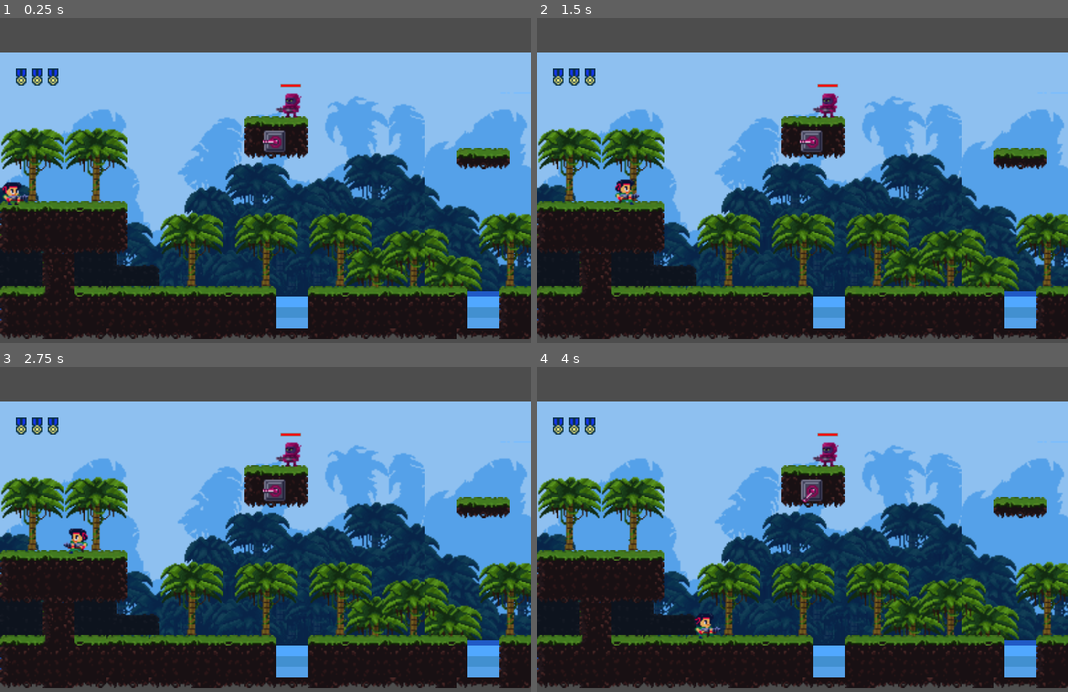
Above: before the commit, frames 1-4 (two rows, left to right).
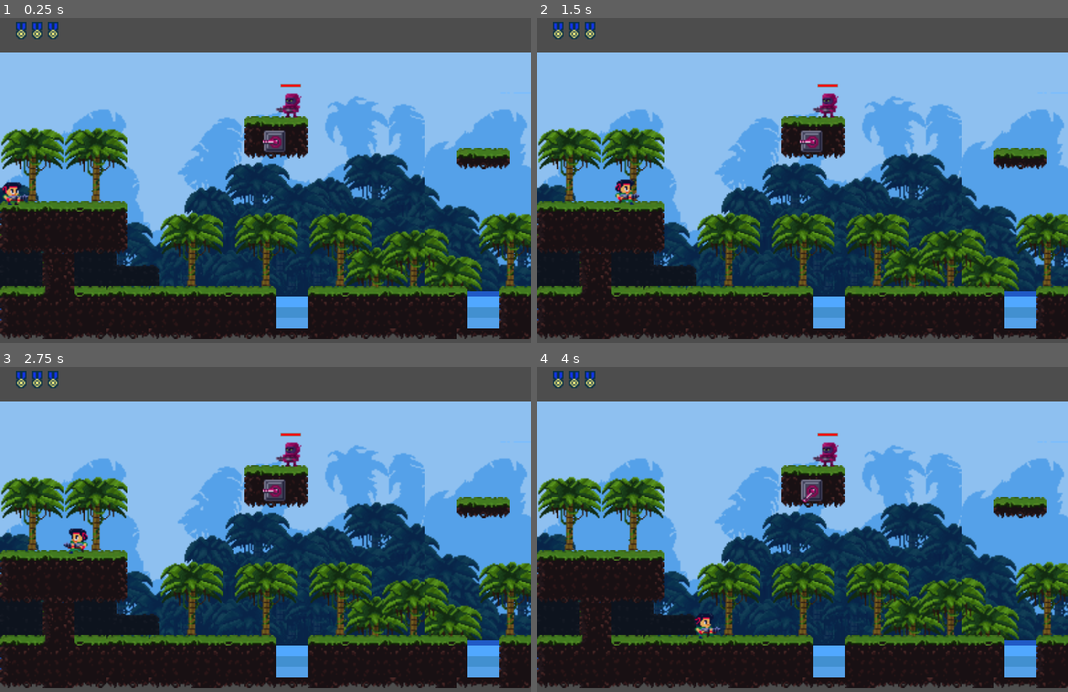
Above: after the commit, the same moments.

Repository: YugeCse/first-blood
Game: Godot game, scene res://scenes/tscns/main_scene.tscn
Two runs of this game, one before a commit and one after it. Both use one fixed random seed, a clock stepped at 60 frames per second and the inputs below.
Inputs:
- Up to frame 1 (0.25 s): no input
- Up to frame 2 (1.5 s): hold Right (ui_right) from 0.53 s (still down)
- Up to frame 3 (2.75 s): release Right (ui_right) at 2.03 s; hold Left (ui_left) from 2.03 s (still down)
- Up to frame 4 (4 s): release Left (ui_left) at 2.78 s; hold Right (ui_right) from 2.78 s (still down)

The runs differ from the first frame. In frame 1, 0.6% of the frame differs, in the area x 3-11%, y 1-21%; in frame 2, 0.6%; in frame 3, 0.6%; in frame 4, 0.6%.

Commit message:
#更新脚本

Diff:
--- a/scenes/tscns/main_scene.tscn
+++ b/scenes/tscns/main_scene.tscn
@@ -2313,7 +2313,6 @@
 texture = ExtResource("2_hdif8")
 
 [node name="HUDContainer" type="CanvasLayer" parent="Camera2D"]
-follow_viewport_enabled = true
 
 [node name="PlayerLifeContainer" type="HBoxContainer" parent="Camera2D/HUDContainer"]
 offset_left = 12.0
--- a/sprites/scripts/enemy.gd
+++ b/sprites/scripts/enemy.gd
@@ -114,10 +114,10 @@
 	var parent = area.get_parent()
 	if parent is Player:
 		spy_player = parent as Player
-		print('玩家进入敌人{}监视范围'.format([name]))
+		print('玩家进入敌人({name})监视范围'.format({'name': name}))
 
 func _on_detector_area_2d_area_exited(area: Area2D) -> void:
 	var parent = area.get_parent()
 	if parent is Player and parent == spy_player:
 		spy_player = null
-		print('玩家离开敌人{}监视范围'.format([name]))
+		print('玩家离开敌人({name})监视范围'.format({'name': name}))
